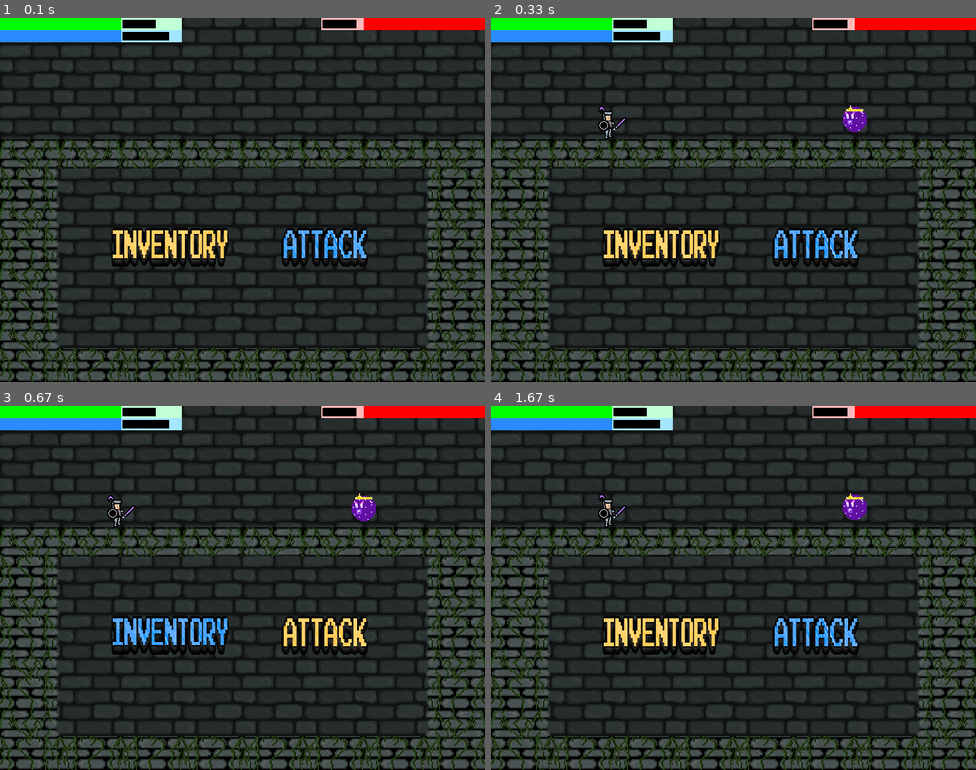
Above: before the commit, frames 1-4 (two rows, left to right).
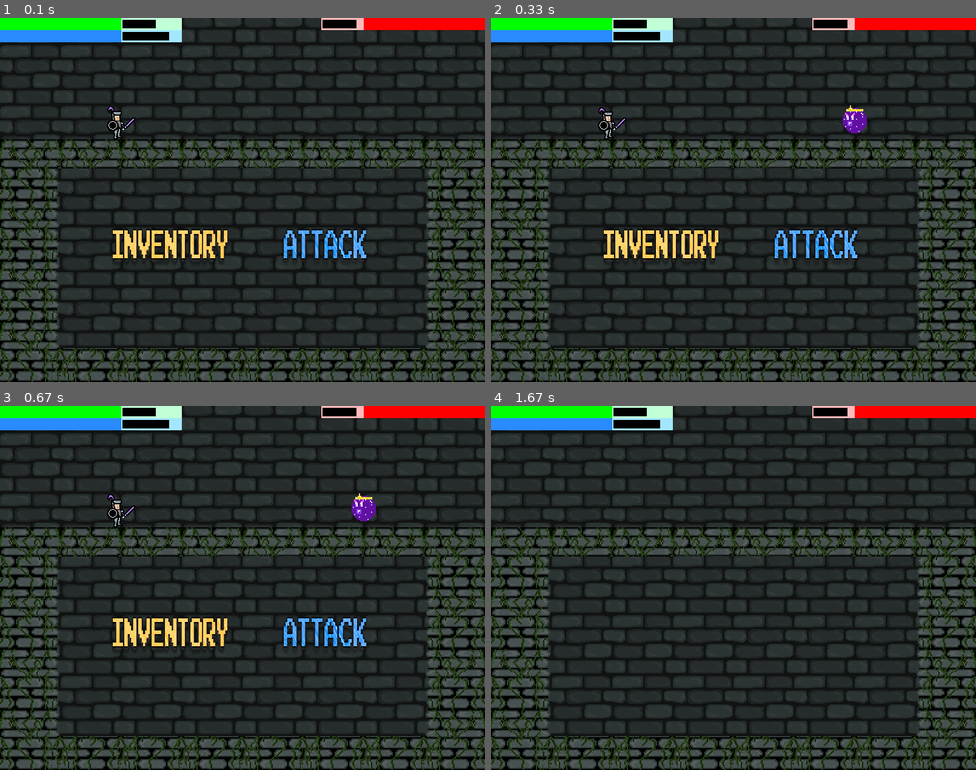
Above: after the commit, the same moments.

Repository: Gabo-TheCreator/MACC_ProyectoProgramacion2020-1
Game: pygame game, started from REQUIEM OF THE FALLEN/main.py
Two runs of this game, one before a commit and one after it. Both use one fixed random seed, a clock stepped at 60 frames per second and the inputs below.
Inputs:
- Up to frame 1 (0.1 s): no input
- Up to frame 2 (0.33 s): no input
- Up to frame 3 (0.67 s): hold Right from 0.33 s (still down)
- Up to frame 4 (1.67 s): release Right at 0.8 s; tap Enter at 1 s; tap S at 1.4 s

The runs differ from the first frame. In frame 1, 0.9% of the frame differs, in the area x 22-76%, y 24-69%; in frame 2, 0.8%; in frame 3, 2.5%; in frame 4, 3.7%, in the area x 22-78%, y 24-69%.

Commit message:
lower screen updates

Diff:
--- a/REQUIEM OF THE FALLEN/ActionMenu.py
+++ b/REQUIEM OF THE FALLEN/ActionMenu.py
@@ -76,8 +76,8 @@
         return newx, newy
 
     def reloadBaseMenu(self, newIndex, withSound):
-        # Unselected view
 
+        self.generalReload()
         self.thisScreen.blit(self.cons.botones.INVENTORY_n, (self.actionMenuScreenCorrectPosition(80, 90)))
         self.thisScreen.blit(self.cons.botones.ATTACK_n, ((self.actionMenuScreenCorrectPosition(360, 90))))
 
@@ -91,9 +91,15 @@
         elif selectedButton == self.buttonsInteractor.baseButtons[1]:
             self.thisScreen.blit(self.cons.botones.ATTACK_s, ((self.actionMenuScreenCorrectPosition(360, 90))))
 
+    def generalReload(self):
+
+        self.thisScreen.blit(self.common.bg_cut, (0, 600 - 360))
+        self.thisScreen.blit(self.common.selection_border, (0, 0))
+        pygame.display.update()
 
     def reloadAttackMenu(self, newIndex, withSound):
 
+        self.generalReload()
         self.thisScreen.blit(self.cons.botones.SLASH_n, (self.actionMenuScreenCorrectPosition(20, 20)))
         self.thisScreen.blit(self.cons.botones.SPELL_n, (self.actionMenuScreenCorrectPosition(140, 20)))
 
--- a/REQUIEM OF THE FALLEN/Common.py
+++ b/REQUIEM OF THE FALLEN/Common.py
@@ -22,6 +22,8 @@
 DEL_n = cons.botones.DEL_n
 DEL_s = cons.botones.DEL_s
 bg_tit = cons.extras.bg_tit
+bg_cut = cons.extras.bg_cut
+selection_border = cons.extras.selection_border
 
 BACK_n = cons.botones.BACK_n
 BACK_s = cons.botones.BACK_s
--- a/REQUIEM OF THE FALLEN/Constantes.py
+++ b/REQUIEM OF THE FALLEN/Constantes.py
@@ -145,6 +145,7 @@
         bg_2 = pygame.image.load(img + bg + "stone.png")
         title = pygame.image.load(img + txt + "REQUIEM.png")
         selection_border = pygame.image.load(img + bg + "selection_border.png")
+        bg_cut = pygame.image.load(img + bg + "stonecut.jpg")
 
     # ========================================================================
     # ========== SONIDOS  ====================================================
Binary file added: REQUIEM OF THE FALLEN/Images/BackGround/stonecut.jpg
